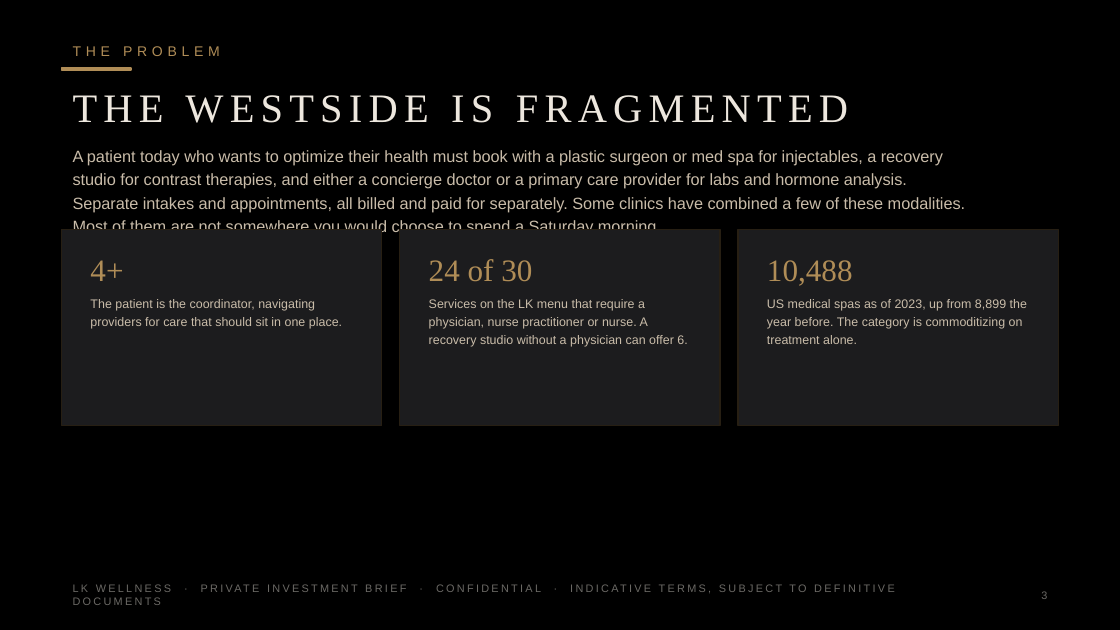
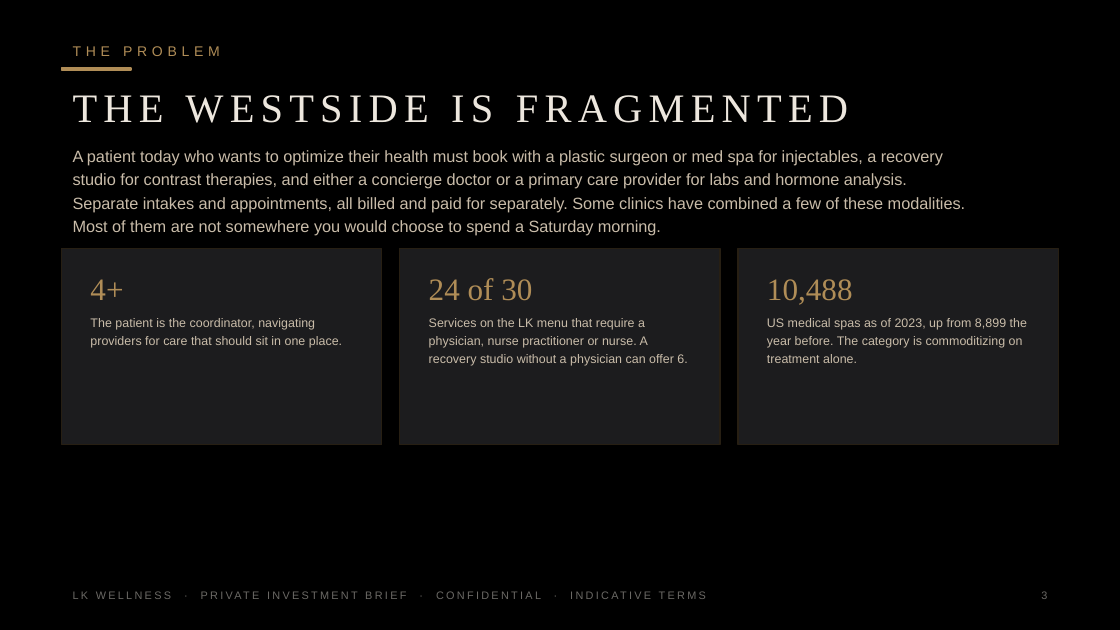
Before and after one commit to apexalpha811/lkwellness, a slide deck: slide 3 of L-K-Wellness-Ample-4.75M-Private.pptx. Drawn at 1120x630 pixels with LibreOffice and Linux fonts; fonts in the diff are those of the drawing. Boxes give left, top, right and bottom in pixels: in the first picture for what was removed or moved away, otherwise in the second. Text is boxed around its words. In the diff, an @@ line names an element or a change of style, - is before the commit and + after.

```diff
--- a/L-K-Wellness-Ample-4.75M-Private.pptx
+++ b/L-K-Wellness-Ample-4.75M-Private.pptx
@@ text "A patient today who wants ..." rewrapped from [73, 150, 966, 232] to [73, 150, 966, 236] @@
@@ 6 texts, 3 rectangles: place and size @@
-6 texts, 3 rectangles at [62, 230, 1058, 426]
+6 texts, 3 rectangles at [62, 249, 1058, 445]
@@ text at [73, 591, 541, 599]: text changed @@
-LK WELLNESS · PRIVATE INVESTMENT BRIEF · CONFIDENTIAL · INDICATIVE TERMS, SUBJECT TO DEFINITIVE DOCUMENTS
+LK WELLNESS · PRIVATE INVESTMENT BRIEF · CONFIDENTIAL · INDICATIVE TERMS
```
Also in this commit, not shown: 42 other slides changed, 2 other files.
